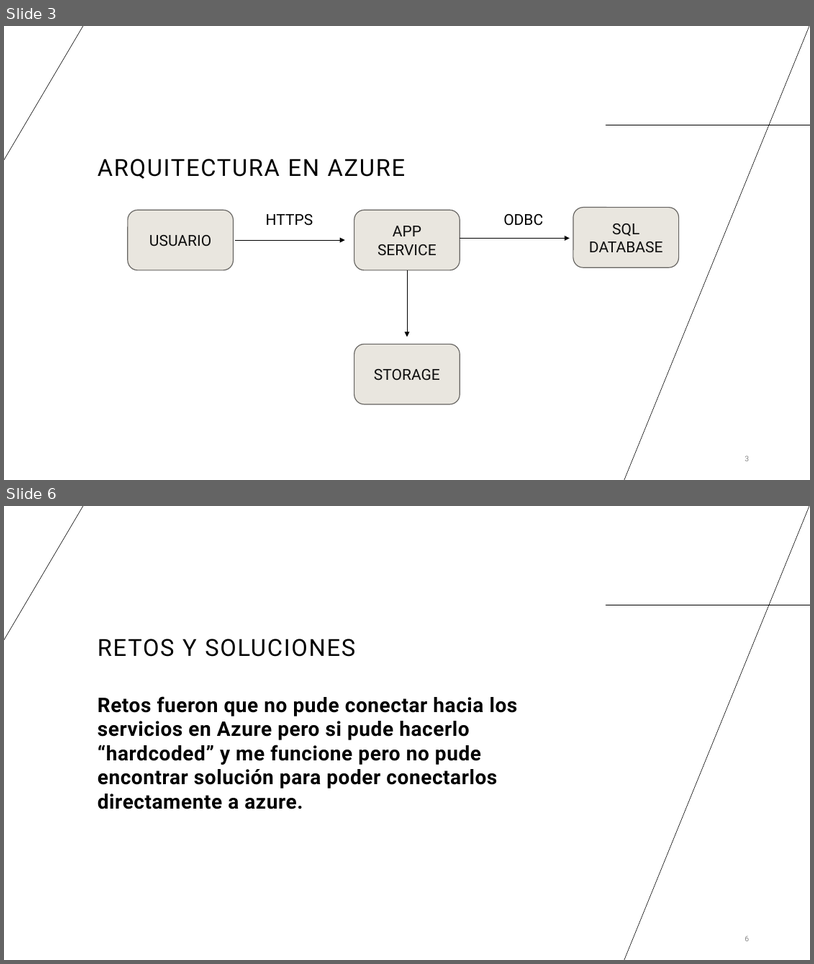
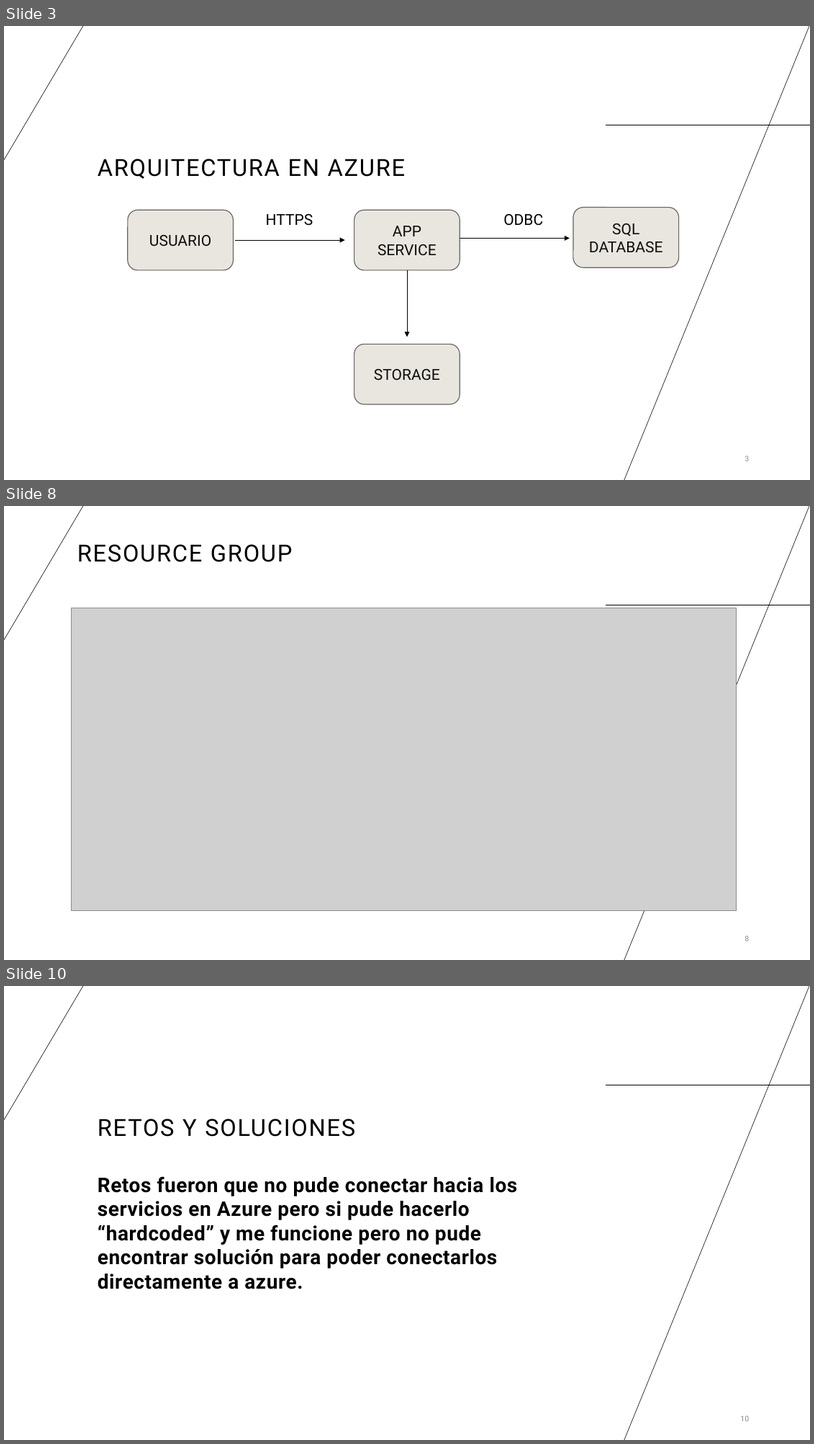
Before and after one commit to XavierJ4/COMP4260, a slide deck: FinalProject-Cloud.pptx. Shown one above the other, each under a label of ours: slides 3 and 6 before the commit, slides 3, 8 and 10 after it; the slides between them are not shown. The pictures are 814x964 and 814x1444 pixels, drawn with LibreOffice and Linux fonts; fonts in the diff are those of the drawing; grey boxes stand for pictures. Boxes give left, top, right and bottom in pixels: in the first picture for what was removed or moved away, otherwise in the second. Text is boxed around its words. In the diff, an @@ line names an element or a change of style, - is before the commit and + after.

```diff
--- a/FinalProject-Cloud.pptx
+++ b/FinalProject-Cloud.pptx
@@ slide 8 added at (x1=4, y1=506, x2=810, y2=960), background #FFFFFF; not listed: 3 template elements that a slide beside it also shows @@
@@ title added at (x1=77, y1=544, x2=292, y2=562), 28 pt, text #000000 @@
+RESOURCE GROUP
@@ picture added at (x1=71, y1=608, x2=736, y2=911) @@
@@ page number added at (x1=745, y1=935, x2=749, y2=941), 9 pt, text #8C8C8C @@
+8
@@ what was slide 6 is now slide 10 @@
@@ page number at (x1=741, y1=1415, x2=749, y2=1421): text changed @@
-6
+10
```
Also in this commit, not shown: 3 slides changed, 3 other slides added.
